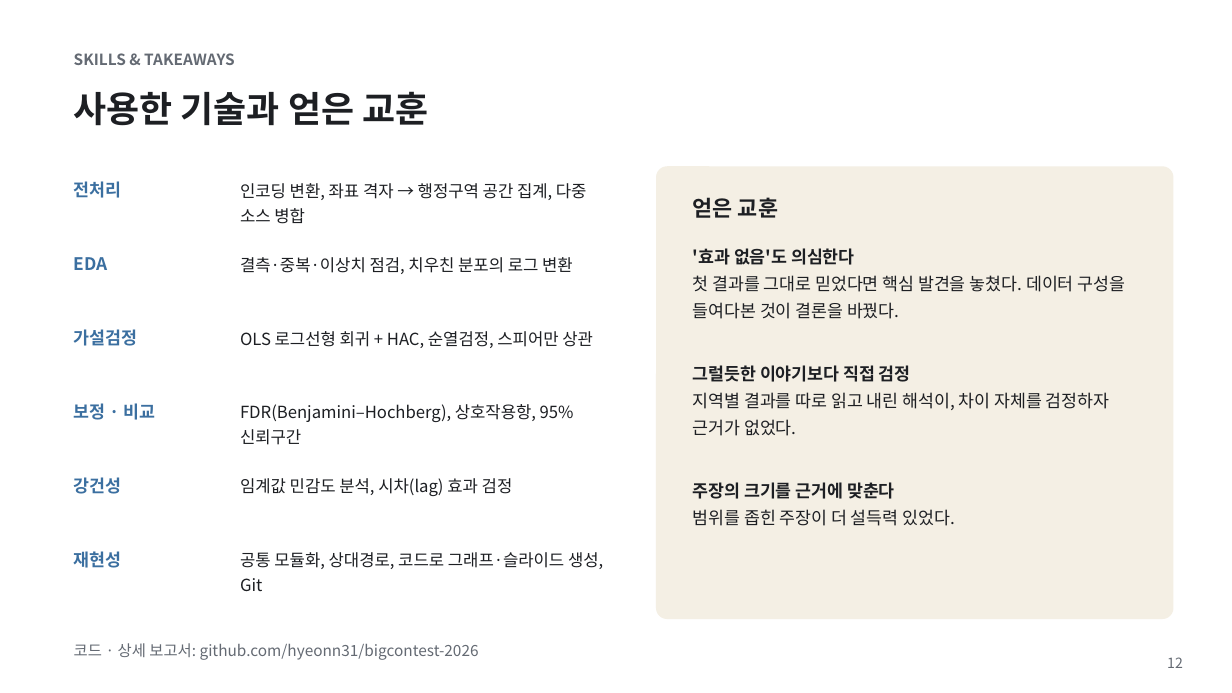
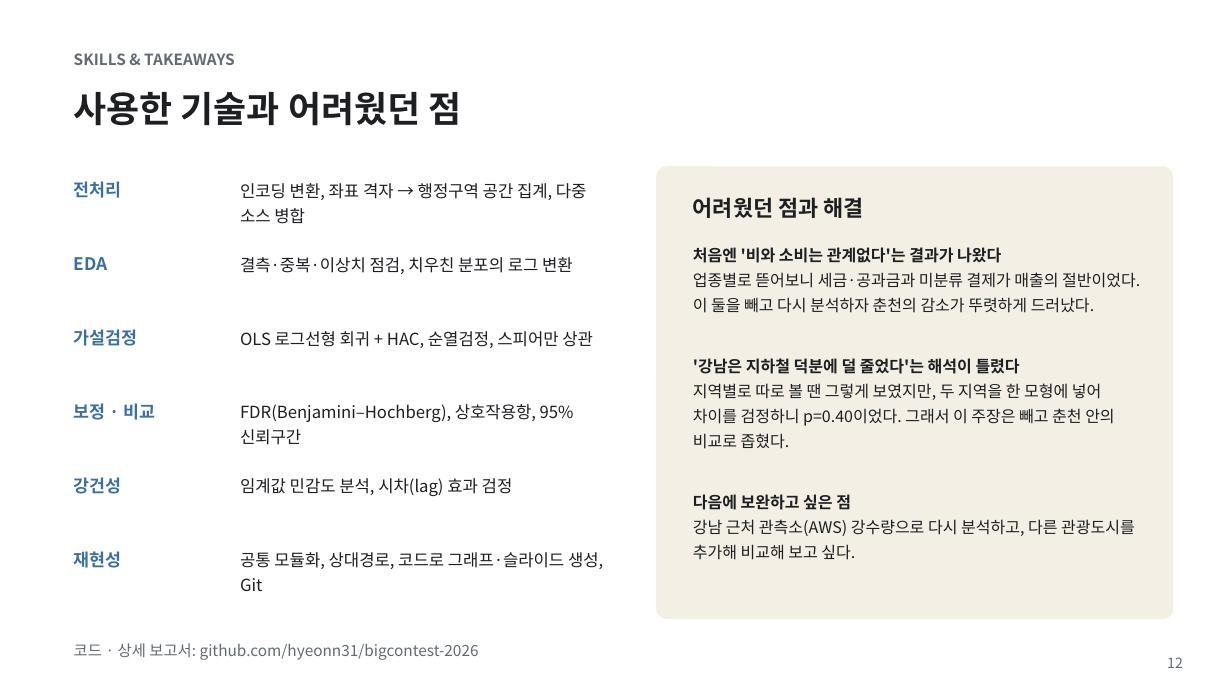
Before and after one commit to hyeonn31/bigcontest-2026, a slide deck: slide 12 of Portfolio_slides.pptx. Drawn at 1232x693 pixels with LibreOffice and Linux fonts; fonts in the diff are those of the drawing. Boxes give left, top, right and bottom in pixels: in the first picture for what was removed or moved away, otherwise in the second. Text is boxed around its words. In the diff, an @@ line names an element or a change of style, - is before the commit and + after.

```diff
--- a/Portfolio_slides.pptx
+++ b/Portfolio_slides.pptx
@@ text at [74,92,461,126]: text changed @@
-사용한 기술과 얻은 교훈
+사용한 기술과 어려웠던 점
@@ text at [693,197,863,218]: text changed @@
-얻은 교훈
+어려웠던 점과 해결
@@ text at [693,247,1140,560]: text changed; size 13.5 to 12.5 pt @@
-'효과 없음'도 의심한다
-첫 결과를 그대로 믿었다면 핵심 발견을 놓쳤다. 데이터 구성을 들여다본 것이 결론을 바꿨다.
-그럴듯한 이야기보다 직접 검정
-지역별 결과를 따로 읽고 내린 해석이, 차이 자체를 검정하자 근거가 없었다.
-주장의 크기를 근거에 맞춘다
-범위를 좁힌 주장이 더 설득력 있었다.
+처음엔 '비와 소비는 관계없다'는 결과가 나왔다
+업종별로 뜯어보니 세금·공과금과 미분류 결제가 매출의 절반이었다. 이 둘을 빼고 다시 분석하자 춘천의 감소가 뚜렷하게 드러났다.
+'강남은 지하철 덕분에 덜 줄었다'는 해석이 틀렸다
+지역별로 따로 볼 땐 그렇게 보였지만, 두 지역을 한 모형에 넣어 차이를 검정하니 p=0.40이었다. 그래서 이 주장은 빼고 춘천 안의 비교로 좁혔다.
+다음에 보완하고 싶은 점
+강남 근처 관측소(AWS) 강수량으로 다시 분석하고, 다른 관광도시를 추가해 비교해 보고 싶다.
```
Also in this commit, not shown: 3 other files.
